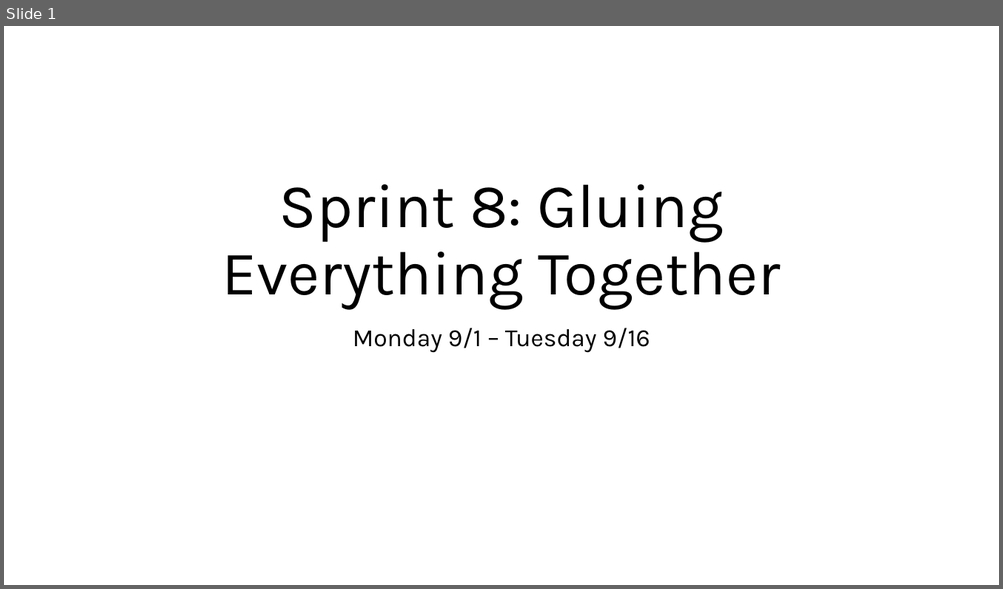
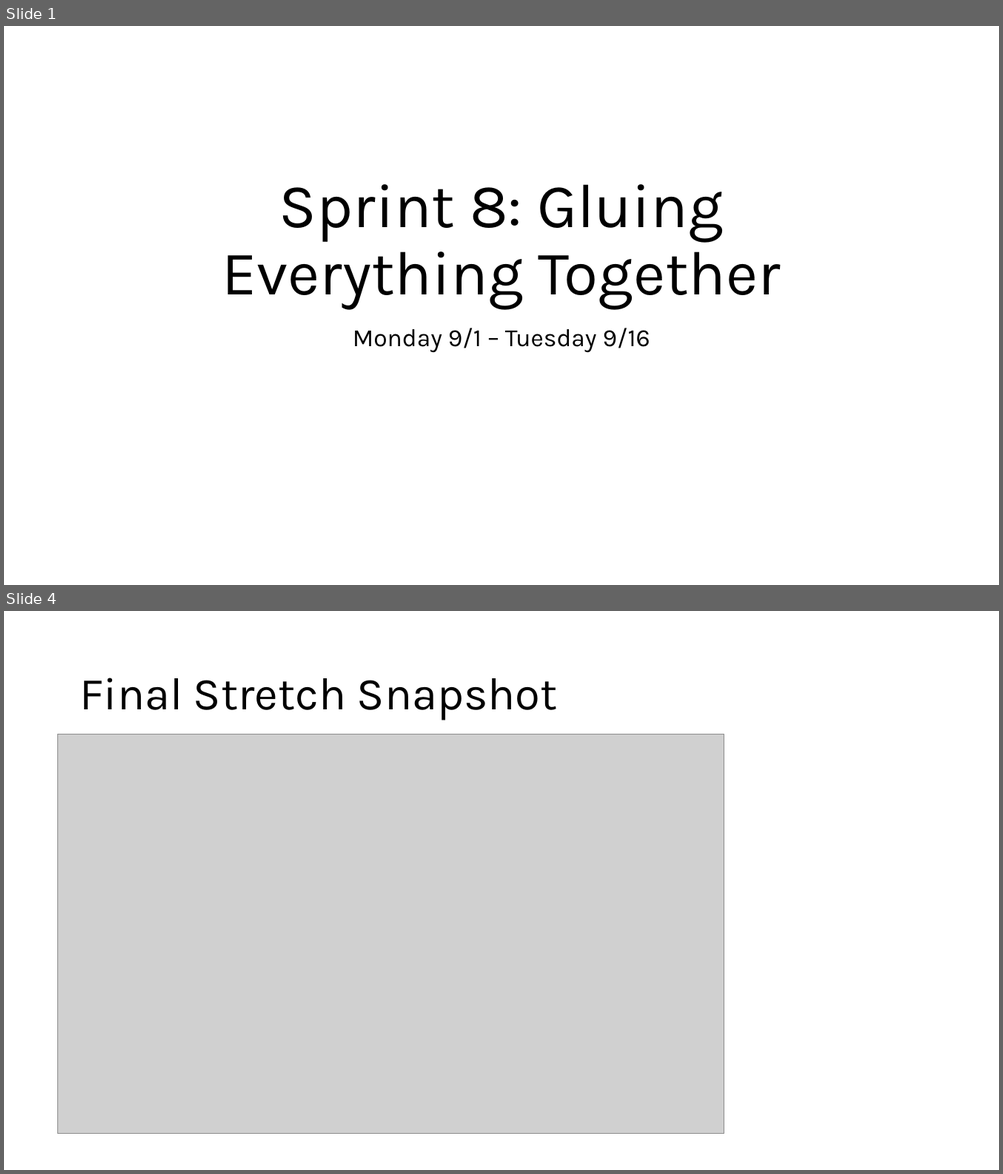
Before and after one commit to GregT7/PlanGauge, a slide deck: project_journal/standup/presentations/sprint8_standup.pptx. Shown one above the other, each under a label of ours: slide 1 before the commit, slides 1 and 4 after it; the slides between them are not shown. The pictures are 1003x589 and 1003x1174 pixels, drawn with LibreOffice and Linux fonts; fonts in the diff are those of the drawing; grey boxes stand for pictures. Boxes give left, top, right and bottom in pixels: in the first picture for what was removed or moved away, otherwise in the second. Text is boxed around its words. In the diff, an @@ line names an element or a change of style, - is before the commit and + after.

```diff
--- a/project_journal/standup/presentations/sprint8_standup.pptx
+++ b/project_journal/standup/presentations/sprint8_standup.pptx
@@ slide 4 added at [4, 611, 999, 1170], background #FFFFFF @@
@@ title added at [79, 678, 557, 721], 44 pt, text #000000 @@
+Final Stretch Snapshot
@@ picture added at [58, 734, 724, 1134] @@
```
Also in this commit, not shown: 5 slides changed, 5 other slides added, 1 slide removed, 4 other files.
